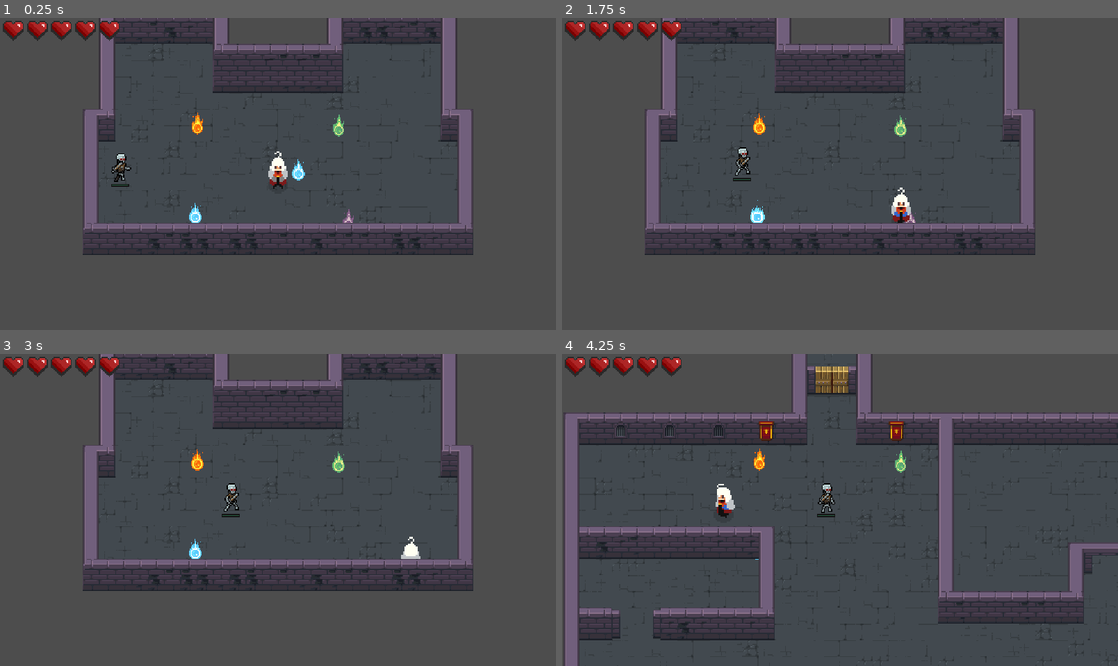
Above: before the commit, frames 1-4 (two rows, left to right).
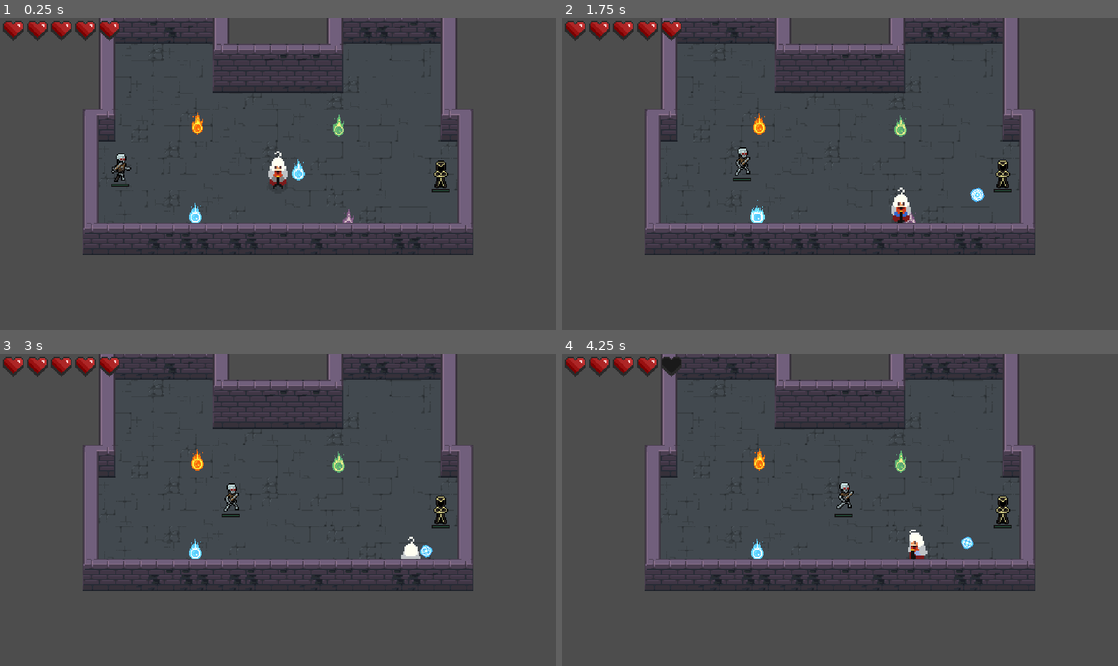
Above: after the commit, the same moments.

Repository: GuusOomen/Arcane-Dungeons-Trials-of-the-Elements
Game: Godot game, scene res://Scenes/main.tscn
Same seed, same stepped clock (60 frames per second), same inputs: the game is played once before the commit and once after it.
Inputs (mouse positions are in pixels of both pictures, inside the frame that each line leads up to):
- Up to frame 1 (0.25 s): no input
- Up to frame 2 (1.75 s): tap Enter (ui_accept) at 0.5, 0.77, 1.52 s; move the mouse to (962, 158) at 0.52 s; hold D (right) 0.53-1.28 s; tap Shift (roll) at 0.6 s; tap Mouse wheel down (scroll_down) at 0.8, 1.35 s; move the mouse to (728, 189) at 1.27 s; hold S (down) from 1.28 s (still down); tap Mouse wheel up (scroll_up) at 1.55 s
- Up to frame 3 (3 s): move the mouse to (333, 441) at 2.02 s; release S (down) at 2.03 s; hold D (right) 2.03-2.78 s; tap Mouse wheel up (scroll_up) at 2.1 s; tap Shift (roll) at 2.3 s; move the mouse to (250, 572) at 2.77 s; hold W (up) from 2.78 s (still down); tap Space (attack) at 2.85 s
- Up to frame 4 (4.25 s): tap Enter (ui_accept) at 3.02, 3.77 s; tap Mouse wheel down (scroll_down) at 3.05 s; move the mouse to (1006, 556) at 3.52 s; release W (up) at 3.53 s; hold A (left) from 3.53 s (still down); click (1006, 556) at 3.6 s; tap Mouse wheel up (scroll_up) at 3.8 s

The runs differ from the first frame. In frame 1, 0.2% of the frame differs, in the area x 77-81%, y 45-56%; in frame 2, 0.3%; in frame 3, 0.3%; in frame 4, 24%, in the area x 0-100%, y 0-100%.

Commit message:
Add healthbar to turret and made earth type passive heal the character

Diff:
--- a/Scenes/Turret.tscn
+++ b/Scenes/Turret.tscn
@@ -746,6 +746,15 @@
 shape = SubResource("CapsuleShape2D_8u0b4")
 
 [node name="Healthbar" parent="." instance=ExtResource("17_1pfxu")]
+anchors_preset = 0
+anchor_right = 0.0
+anchor_bottom = 0.0
+offset_left = -8.0
+offset_top = 16.0
+offset_right = 8.0
+offset_bottom = 17.0
+grow_horizontal = 1
+grow_vertical = 1
 
 [node name="WallHider" type="Area2D" parent="."]
 
--- a/Scripts/Character_controls.gd
+++ b/Scripts/Character_controls.gd
@@ -34,6 +34,7 @@
 var current_direction = "Front"  # Track direction for animation ("Front", "Back", "Side")
 var attack_direction = ""  # Track direction for attack ("up", "down", "left", "right")
 var is_dead = false
+var heal_cooldown = 0
 
 # variables to track health
 var hearts_list : Array[TextureRect]
@@ -71,6 +72,14 @@
 	elif input_vector.y > 0 and !is_attacking:
 		current_direction = "Front"
 
+	# Heal if type is earth and cooldown passed
+	if char_type == Types.Projectile.EARTH:
+		if heal_cooldown > 5:
+			heal()
+			heal_cooldown = 0
+		heal_cooldown += delta
+		print(heal_cooldown)
+
 	# Manage dashing and rolling states
 	if is_taking_dmg:
 		velocity = input_vector * 0
@@ -195,6 +204,7 @@
 	get_tree().reload_current_scene()
 
 func change_type(type):
+	heal_cooldown = 0
 	if not type in types:
 		types.append(type)
 	char_type = type
--- a/Scripts/main.gd
+++ b/Scripts/main.gd
@@ -9,6 +9,7 @@
 var starting_room := preload("res://Scenes/rooms/test_room.tscn")
 var room1 := preload("res://Scenes/rooms/room_1.tscn")
 var room2 := preload("res://Scenes/rooms/room_2.tscn")
+var enemy_turret := preload("res://Scenes/Turret.tscn")
 var enemies = 0
 
 # Track current state
@@ -19,9 +20,11 @@
 func _ready() -> void:
 	var waterorb = orb.instantiate()
 	character = player.instantiate()
-	var enemy = enemy_skeleton.instantiate()
+	var enemy_skell = enemy_skeleton.instantiate()
+	var enemy_turr = enemy_turret.instantiate()
 
-	enemy.position = Vector2(-400,0)
+	enemy_skell.position = Vector2(-400,0)
+	enemy_turr.position = Vector2(400,0)
 	waterorb.position = Vector2(50,0)
 	waterorb.type = 2
 
@@ -29,7 +32,8 @@
 	_load_room(starting_room, Vector2(0, 0))
 	add_child(character)
 	add_child(waterorb)
-	add_child(enemy)
+	add_child(enemy_skell)
+	add_child(enemy_turr)
 
 
 # Function to load a new room
